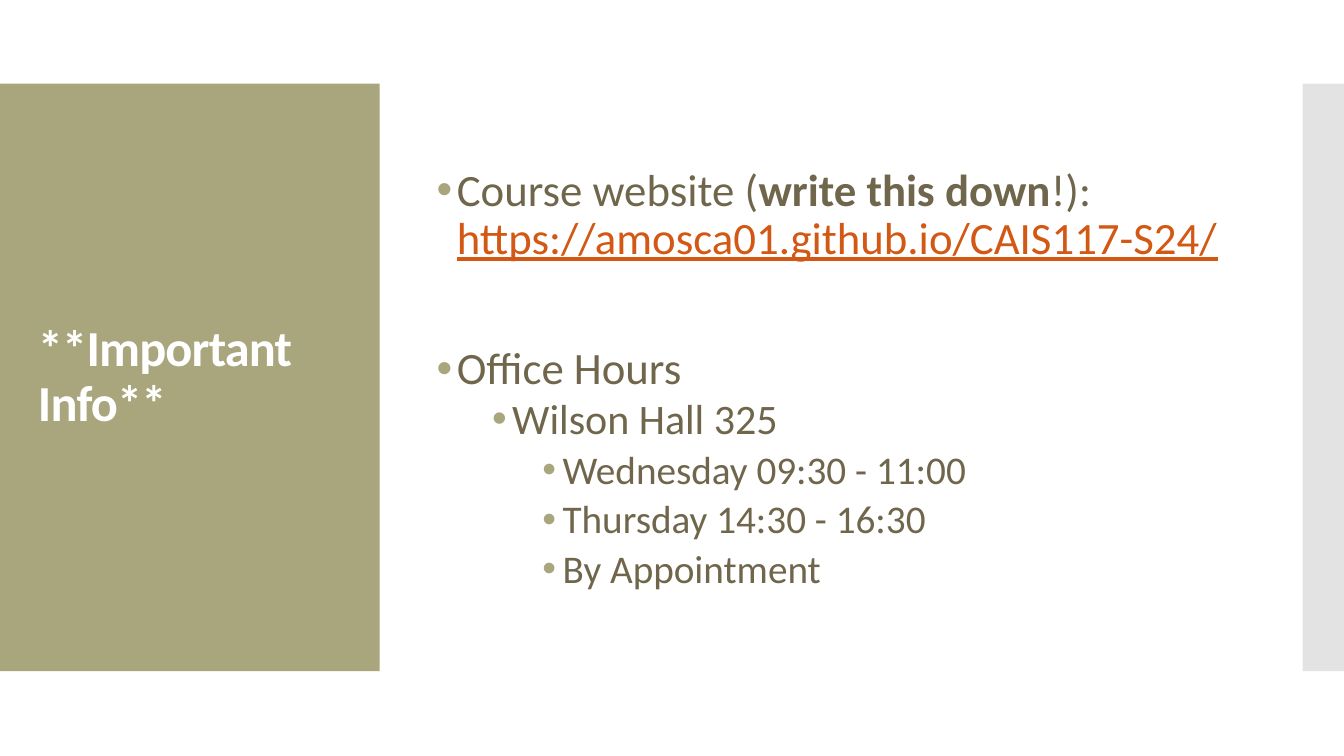
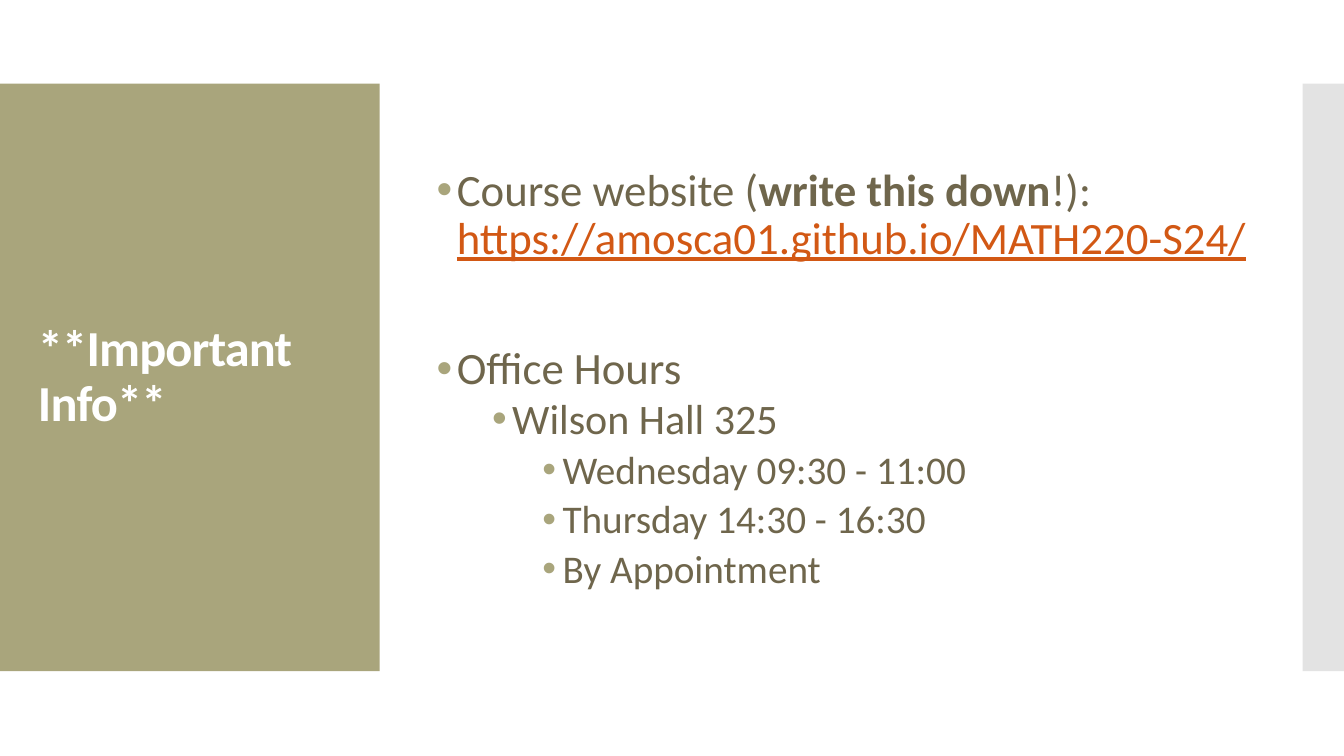
Before and after one commit to amosca01/MATH220-S24, a slide deck: slide 12 of slides/01-math-statements.pptx (slide 11 before the commit). Drawn at 1344x756 pixels with LibreOffice and Linux fonts; fonts in the diff are those of the drawing. Boxes give left, top, right and bottom in pixels: in the first picture for what was removed or moved away, otherwise in the second. Text is boxed around its words. In the diff, an @@ line names an element or a change of style, - is before the commit and + after.

```diff
--- a/slides/01-math-statements.pptx
+++ b/slides/01-math-statements.pptx
@@ text at [457, 173, 1246, 262]: text changed @@
-• Course website (write this down!): https://amosca01.github.io/CAIS117-S24/
+• Course website (write this down!): https://amosca01.github.io/MATH220-S24/
```
Also in this commit, not shown: 1 other slide changed, 1 slide added, 3 other files.
